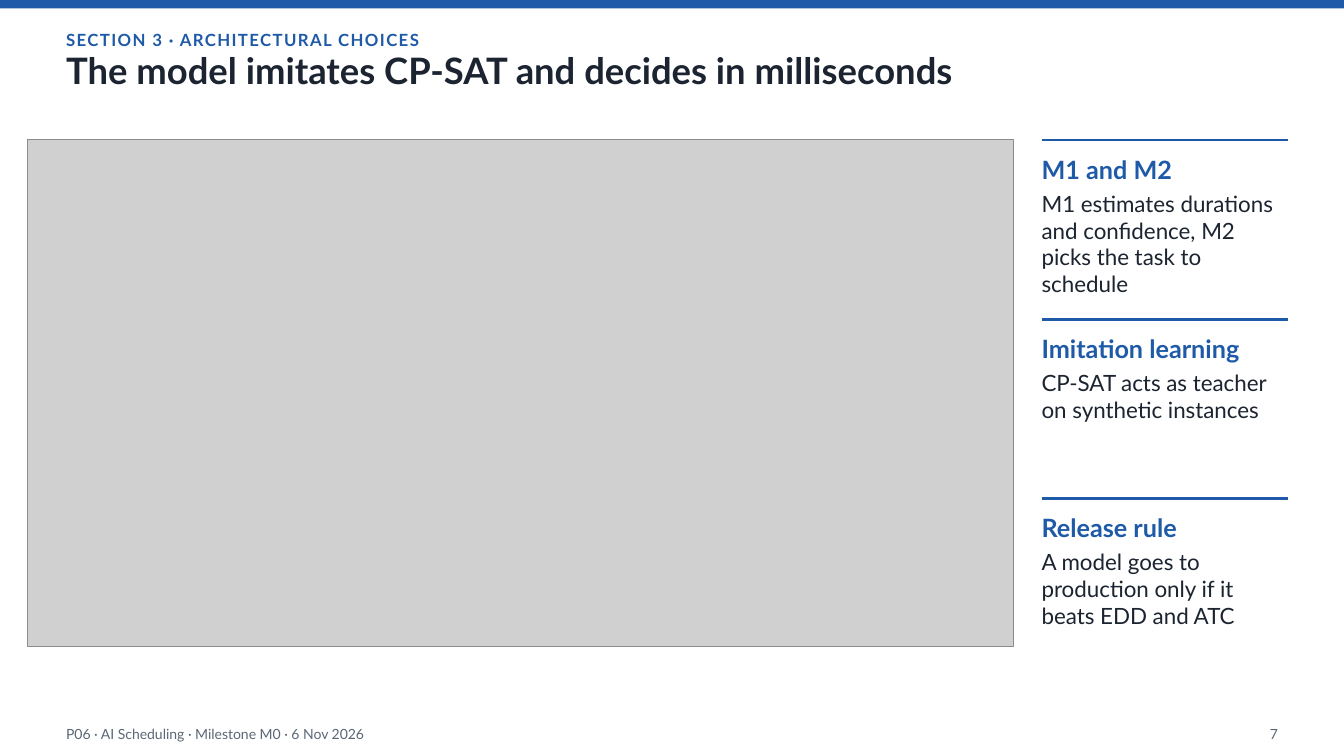
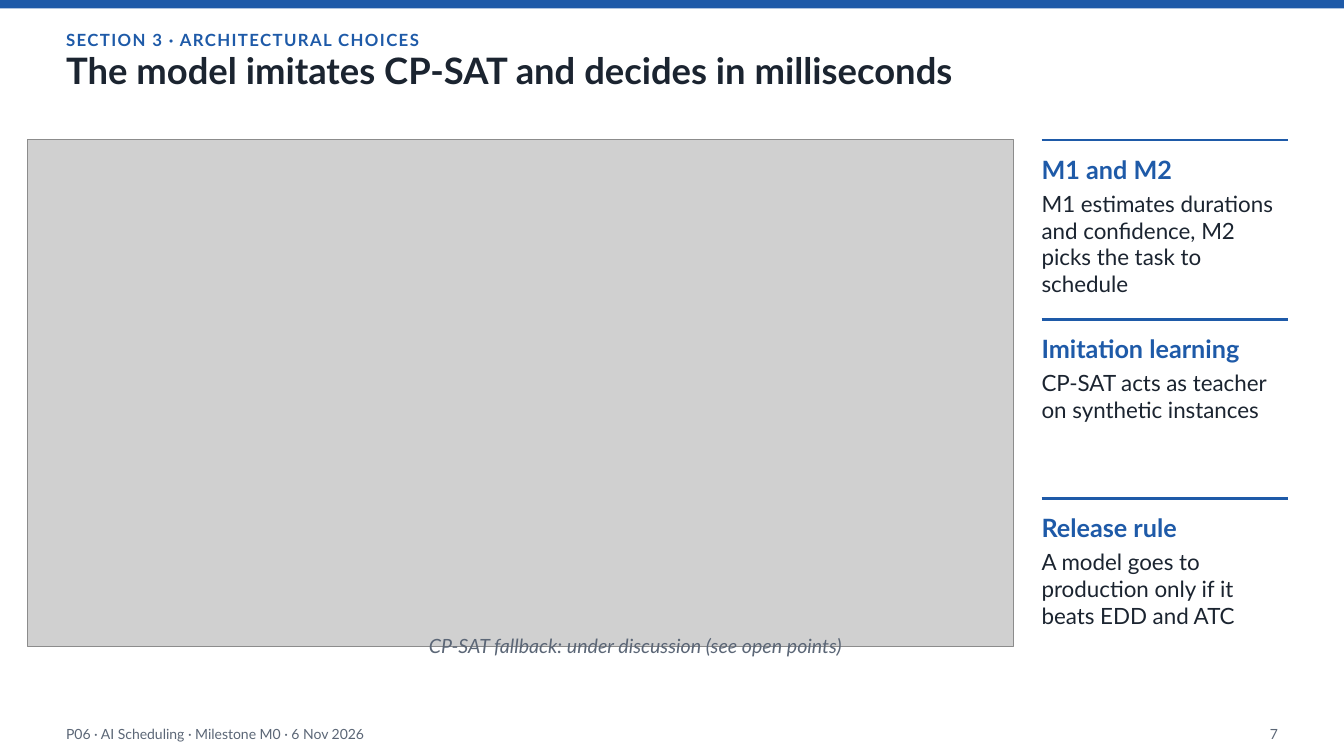
Before and after one commit to Pieruc/Scheduling, a slide deck: slide 7 of Presentazione/P06-6Nov-v1.pptx. Drawn at 1344x756 pixels with LibreOffice and Linux fonts; fonts in the diff are those of the drawing; grey boxes stand for pictures. Boxes give left, top, right and bottom in pixels: in the first picture for what was removed or moved away, otherwise in the second. Text is boxed around its words. In the diff, an @@ line names an element or a change of style, - is before the commit and + after.

```diff
--- a/Presentazione/P06-6Nov-v1.pptx
+++ b/Presentazione/P06-6Nov-v1.pptx
@@ text added at [429, 638, 842, 658], 14 pt, text #5B6676, italic @@
+CP-SAT fallback: under discussion (see open points)
```
Also in this commit, not shown: 3 other slides changed, 3 slides added, 1 slide removed, 1 other file.
